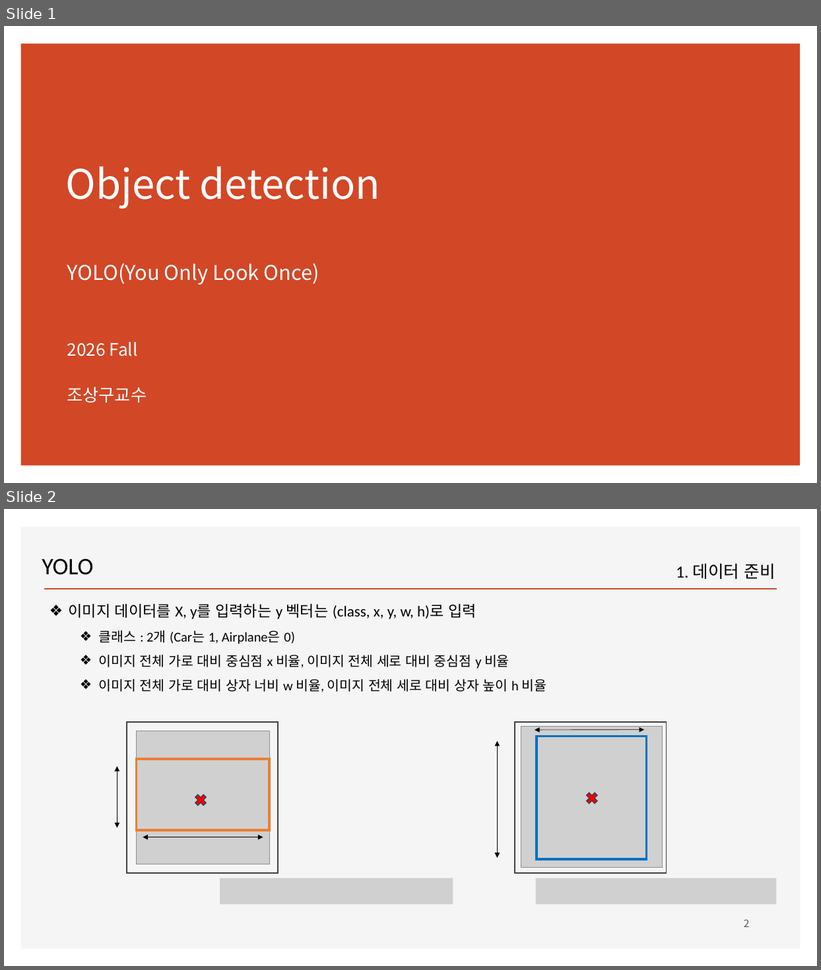
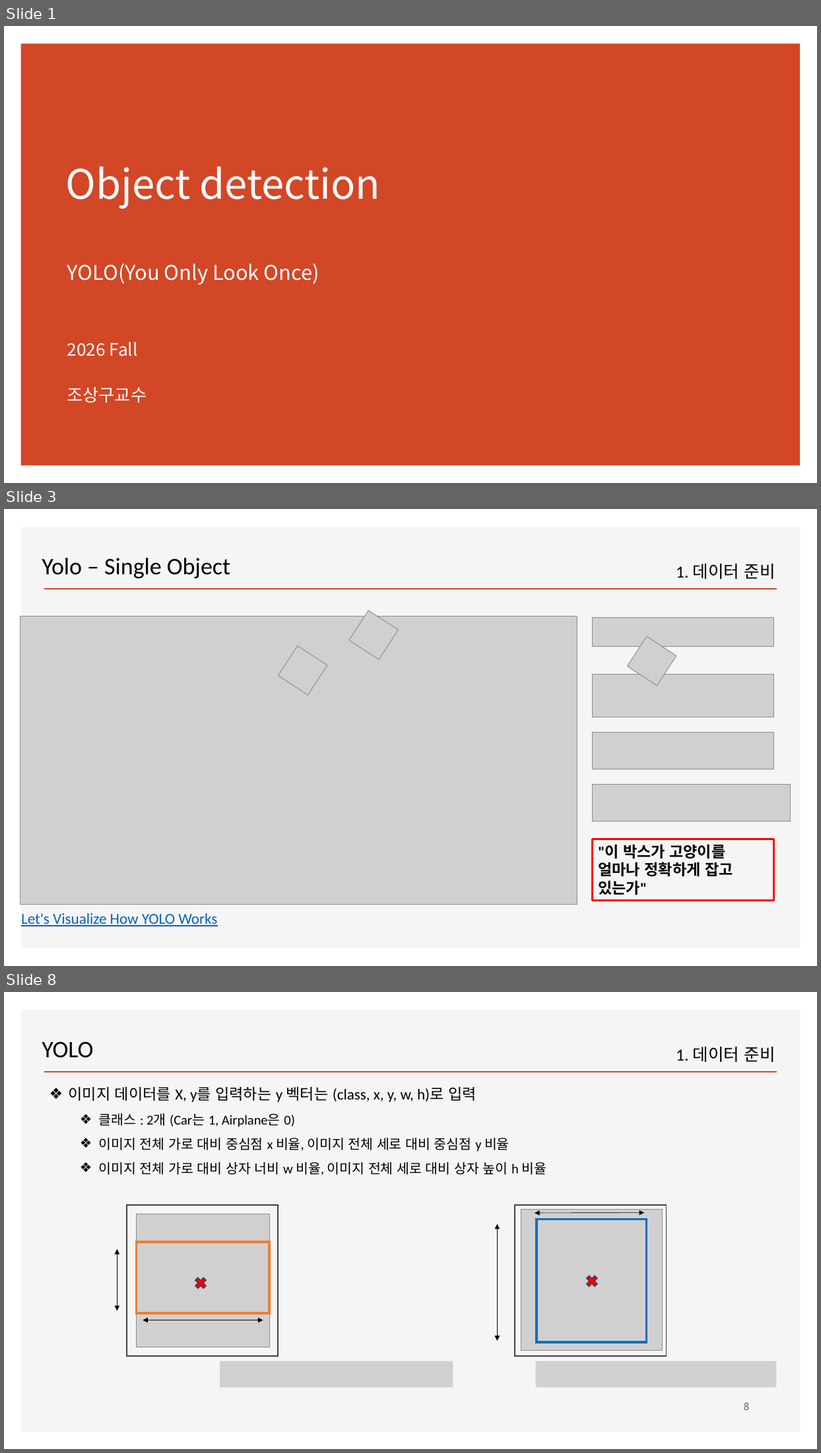
Before and after one commit to ancestor9/2026_Fall_Deep-Learning-with-Python, a slide deck: Chapter 12 Object detection.pptx. Shown one above the other, each under a label of ours: slides 1 and 2 before the commit, slides 1, 3 and 8 after it; the slides between them are not shown. The pictures are 821x970 and 821x1453 pixels, drawn with LibreOffice and Linux fonts; fonts in the diff are those of the drawing; grey boxes stand for pictures; background and template pictures are left out. Boxes give left, top, right and bottom in pixels: in the first picture for what was removed or moved away, otherwise in the second. Text is boxed around its words. In the diff, an @@ line names an element or a change of style, - is before the commit and + after.

```diff
--- a/Chapter 12 Object detection.pptx
+++ b/Chapter 12 Object detection.pptx
@@ slide 3 added at [4, 509, 817, 966], background #FFFFFF; not listed: 2 template elements that a slide beside it also shows @@
@@ text added at [42, 558, 230, 578], 28 pt, text #000000 @@
+Yolo – Single Object
@@ text added at [676, 563, 776, 579], 20 pt, text #000000 @@
+1. 데이터 준비
@@ picture added at [20, 617, 578, 905] @@
@@ picture added at [349, 611, 398, 659] @@
@@ picture added at [593, 618, 774, 648] @@
@@ picture added at [279, 646, 327, 695] @@
@@ picture added at [627, 636, 677, 685] @@
@@ picture added at [593, 674, 774, 718] @@
@@ picture added at [593, 732, 774, 770] @@
@@ picture added at [593, 785, 791, 821] @@
@@ rectangle added at [593, 840, 774, 901], outline #FF0000 2.25 pt, 18 pt, text #000000, bold @@
+"이 박스가 고양이를 얼마나 정확하게 잡고 있는가"
@@ text added at [21, 914, 217, 927], 18 pt, text #0563C1, underline @@
+Let's Visualize How YOLO Works
@@ what was slide 2 is now slide 8 @@
@@ page number at [744, 1403, 750, 1410]: text changed @@
-2
+8
```
Also in this commit, not shown: 1 slide changed, 5 other slides added.
